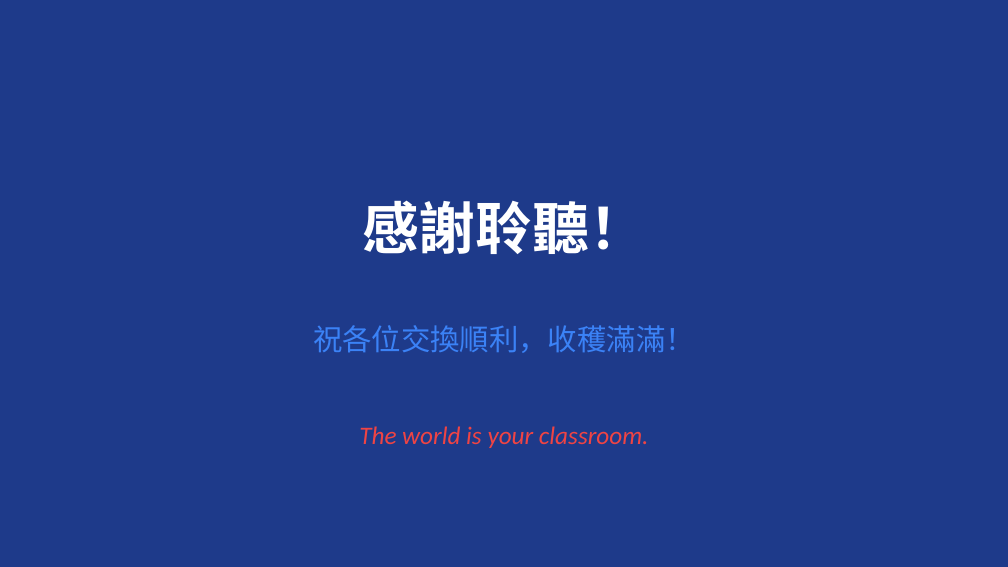
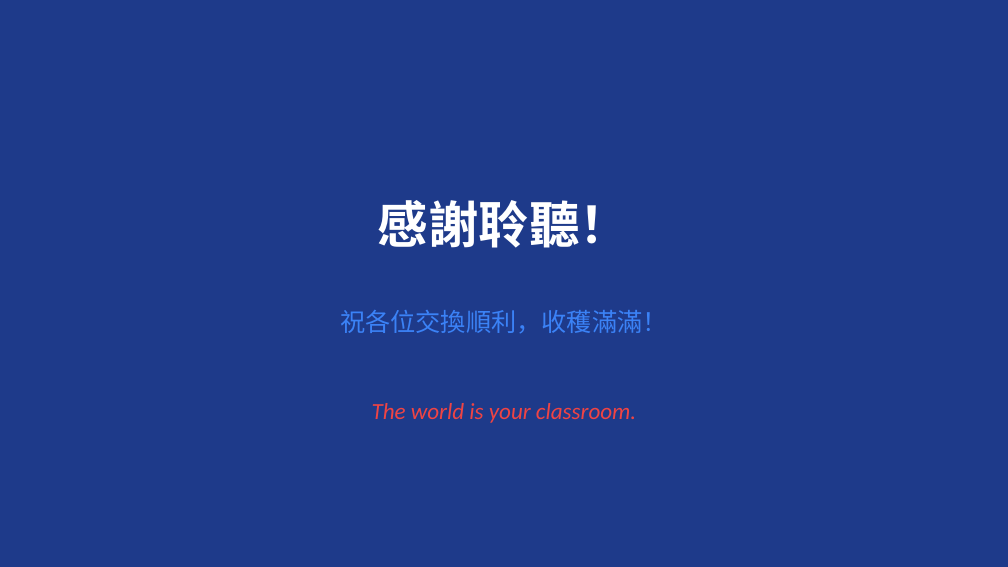
Before and after one commit to thc1006/czech-exchange, a slide deck: slide 20 of 交換經驗分享會_蔡秀吉_百川學程.pptx. Drawn at 1008x567 pixels with LibreOffice and Linux fonts; fonts in the diff are those of the drawing. Boxes give left, top, right and bottom in pixels: in the first picture for what was removed or moved away, otherwise in the second. Text is boxed around its words. In the diff, an @@ line names an element or a change of style, - is before the commit and + after.

```diff
--- a/交換經驗分享會_蔡秀吉_百川學程.pptx
+++ b/交換經驗分享會_蔡秀吉_百川學程.pptx
@@ text "感謝聆聽！": place and size @@
-text "感謝聆聽！" at [362,200,646,254]
+text "感謝聆聽！" at [378,200,630,248]
@@ text "感謝聆聽！" at [378,200,630,248]: size 54 to 48 pt @@
@@ text "祝各位交換順利，收穫滿滿！": place and size @@
-text "祝各位交換順利，收穫滿滿！" at [313,325,695,353]
+text "祝各位交換順利，收穫滿滿！" at [340,310,668,334]
@@ text "祝各位交換順利，收穫滿滿！" at [340,310,668,334]: size 28 to 24 pt @@
@@ text "The world is your classroom.": place and size @@
-text "The world is your classroom." at [359,426,649,448]
+text "The world is your classroom." at [372,403,636,423]
@@ text "The world is your classroom." at [372,403,636,423]: size 24 to 22 pt @@
```
Also in this commit, not shown: 19 other slides changed, 1 other file.
